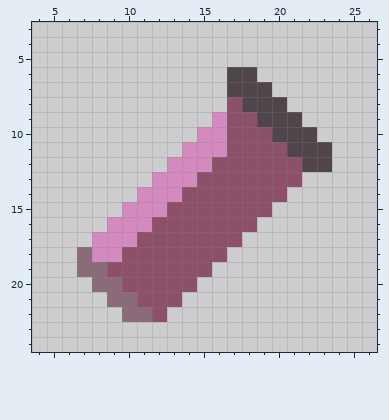
File history of a pixel-art sprite, assets/images/objects/ether.png. This is how it looked before the edit.
The file is 32x32 pixels. Shown: x 4..26, y 3..24.
Once edited:
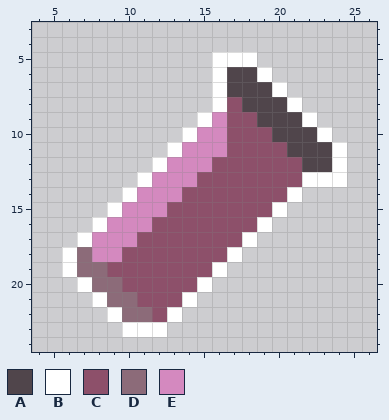
Palette (. is transparent): A #50454b  B #ffffff  C #8d506a  D #8c6b79  E #d489bf
The exact change:
@@ x 4..26 @@
  4 .......................
- 5 .......................
- 6 .............AA........
- 7 .............AAA.......
- 8 .............CAAA......
- 9 ............ECCAAA.....
-10 ...........EECCCAAA....
-11 ..........EEECCCCAAA...
-12 .........EEECCCCCCAA...
-13 ........EEECCCCCCC.....
-14 .......EEECCCCCCC......
-15 ......EEECCCCCCC.......
-16 .....EEECCCCCCC........
-17 ....EEECCCCCCC.........
-18 ...DEECCCCCCC..........
-19 ...DDCCCCCCC...........
-20 ....DDCCCCC............
-21 .....DDCCC.............
-22 ......DDC..............
-23 .......................
+ 5 ............BBB........
+ 6 ............BAAB.......
+ 7 ............BAAAB......
+ 8 ............BCAAAB.....
+ 9 ...........BECCAAAB....
+10 ..........BEECCCAAAB...
+11 .........BEEECCCCAAAB..
+12 ........BEEECCCCCCAAB..
+13 .......BEEECCCCCCCBBB..
+14 ......BEEECCCCCCCB.....
+15 .....BEEECCCCCCCB......
+16 ....BEEECCCCCCCB.......
+17 ...BEEECCCCCCCB........
+18 ..BDEECCCCCCCB.........
+19 ..BDDCCCCCCCB..........
+20 ...BDDCCCCCB...........
+21 ....BDDCCCB............
+22 .....BDDCB.............
+23 ......BBB..............
 24 .......................
Pixel boxes of the changes (left, top, right, bottom) in both pictures:
added: (62, 52, 347, 337)
